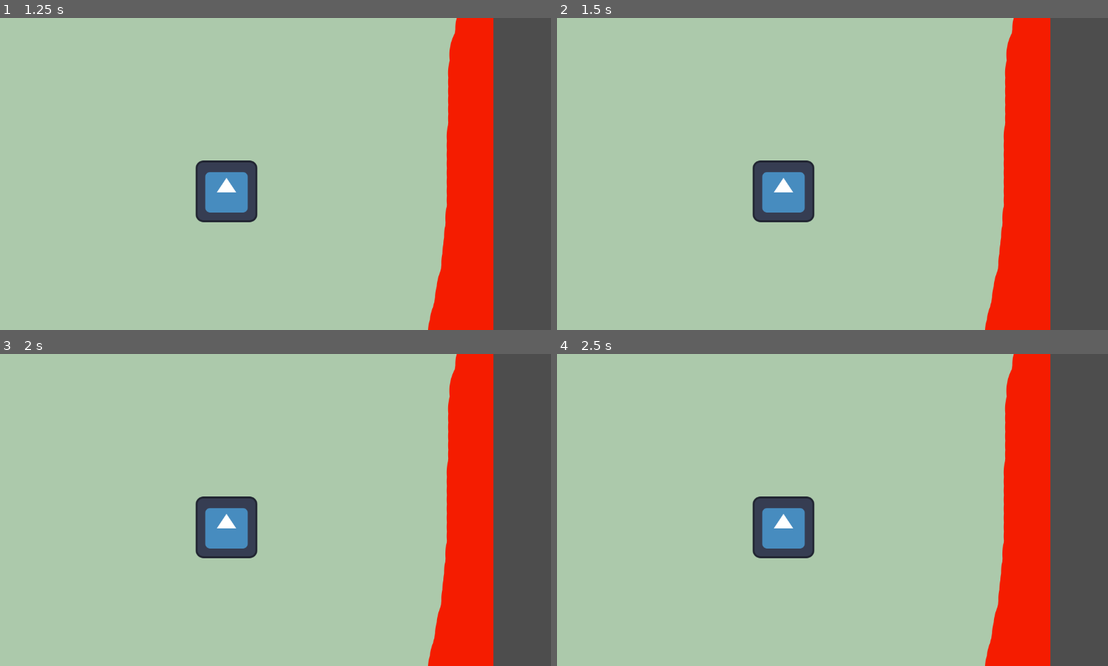
Above: before the commit, frames 1-4 (two rows, left to right).
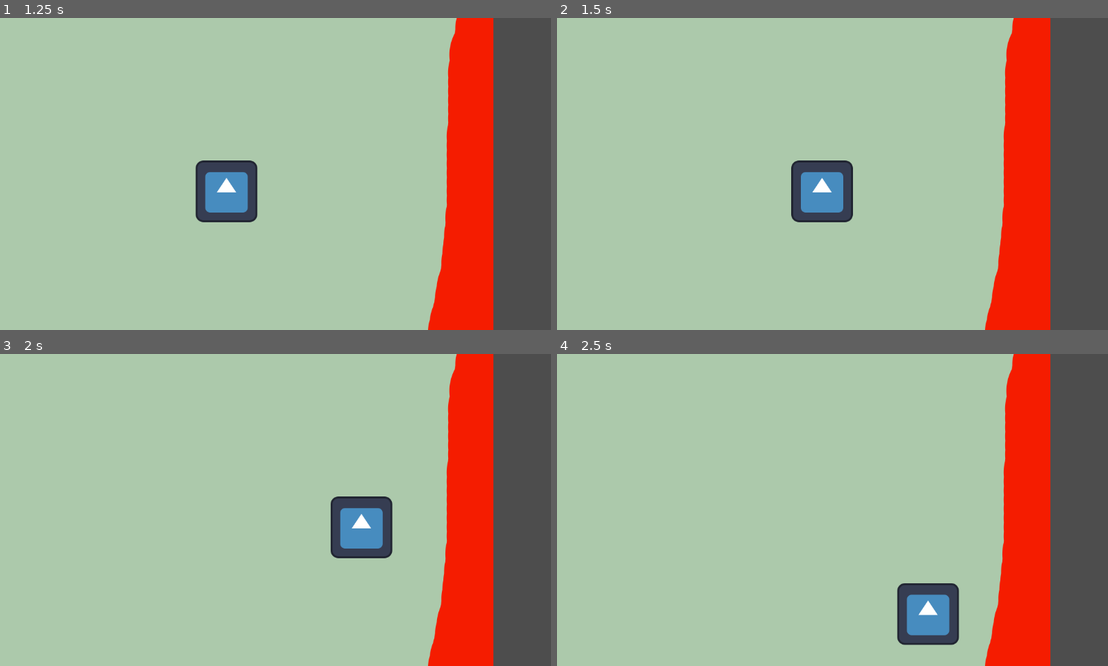
Above: after the commit, the same moments.

Repository: Laroustine/Global-GameJam_2024
Game: Godot game, scene res://menu/menu.tscn
Same seed, same stepped clock (60 frames per second), same inputs: the game is played once before the commit and once after it. The engine's default icon, where the game draws it, is replaced by a stand-in: a white triangle on a blue panel in a dark square.
Inputs:
- Up to frame 1 (1.25 s): click "PLAY" at 0.5 s
- Up to frame 2 (1.5 s): tap Enter at 1.25 s; hold Right (ui_right) from 1.28 s (still down)
- Up to frame 3 (2 s): keep holding Right (ui_right)
- Up to frame 4 (2.5 s): release Right (ui_right) at 2.03 s; hold Down (ui_down) from 2.03 s (still down)

Frame 1 is identical in both runs. In frame 2, 3.3% of the frame differs, in the area x 35-54%, y 45-66%; in frame 3, 4.4%; in frame 4, 4.4%, in the area x 35-74%, y 45-94%.

Commit message:
added player movement controls

Diff:
--- /dev/null
+++ b/player/Player.gd
@@ -0,0 +1,30 @@
+extends Area2D
+
+@export var speed = 400
+var screen_size
+
+# Called when the node enters the scene tree for the first time.
+func _ready():
+	screen_size = get_viewport_rect().size
+
+
+# Called every frame. 'delta' is the elapsed time since the previous frame.
+func _process(delta):
+	var velocity = Vector2.ZERO
+	if Input.is_action_pressed("ui_right"):
+		velocity.x += 1
+	if Input.is_action_pressed("ui_left"):
+		velocity.x -= 1
+	if Input.is_action_pressed("ui_down"):
+		velocity.y += 1
+	if Input.is_action_pressed("ui_up"):
+		velocity.y -= 1
+
+	if velocity.length() > 0:
+		velocity = velocity.normalized() * speed
+		$AnimatedSprite2D.play()
+	else:
+		$AnimatedSprite2D.stop()
+
+	position += velocity * delta
+	position = position.clamp(Vector2.ZERO, screen_size)
--- a/player/Player.tscn
+++ b/player/Player.tscn
@@ -1,6 +1,7 @@
-[gd_scene load_steps=4 format=3 uid="uid://da7k18xw8t36"]
+[gd_scene load_steps=5 format=3 uid="uid://da7k18xw8t36"]
 
 [ext_resource type="Texture2D" uid="uid://dtmqop2w18wf8" path="res://icon.svg" id="1_10bec"]
+[ext_resource type="Script" path="res://player/Player.gd" id="1_qawca"]
 
 [sub_resource type="SpriteFrames" id="SpriteFrames_t8pfd"]
 animations = [{
@@ -17,6 +18,7 @@
 size = Vector2(127, 127)
 
 [node name="Player" type="Area2D"]
+script = ExtResource("1_qawca")
 
 [node name="AnimatedSprite2D" type="AnimatedSprite2D" parent="."]
 sprite_frames = SubResource("SpriteFrames_t8pfd")
